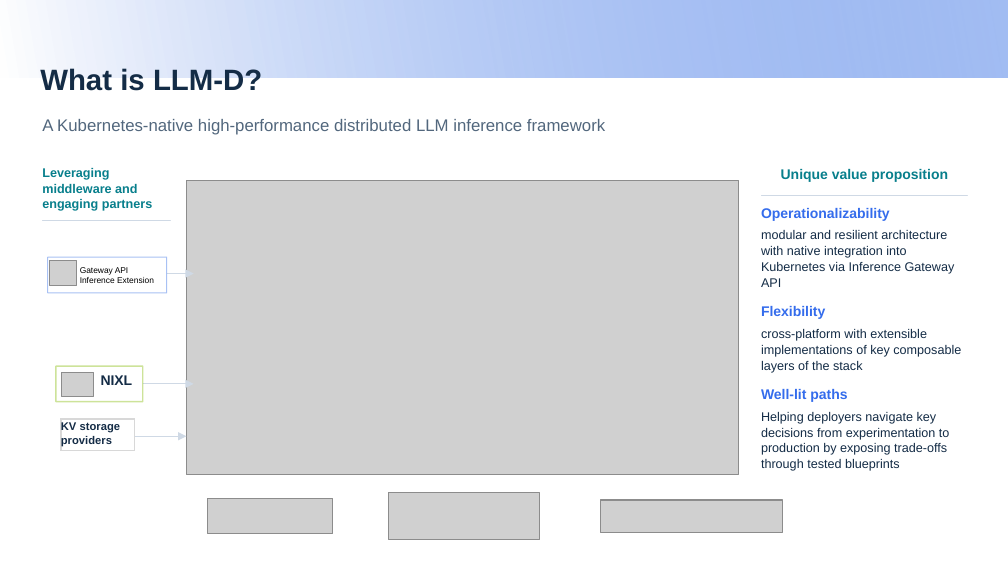
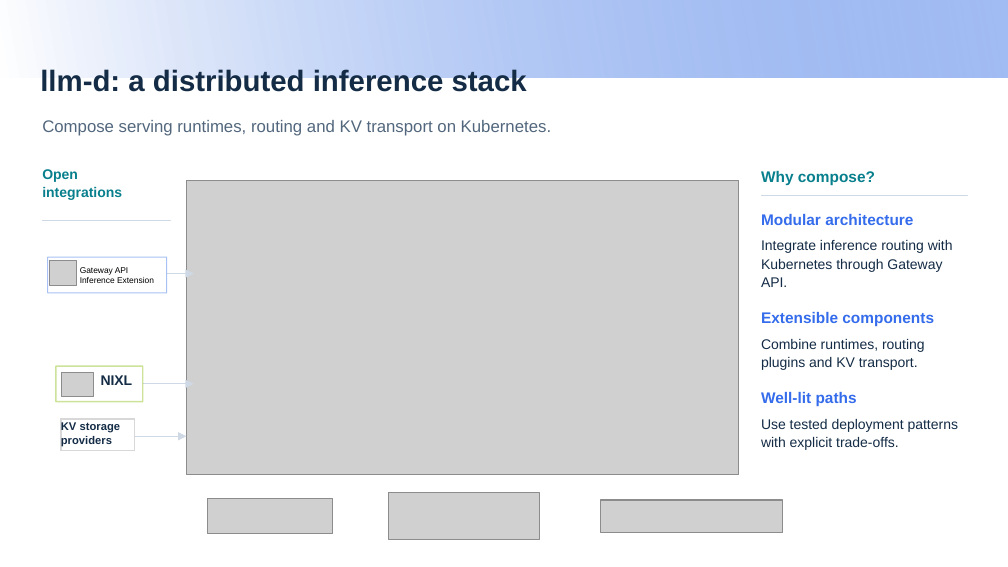
Before and after one commit to andyzhangx/demo, a slide deck: slide 15 of llm/pd-disaggregation/kubecon-na-2026-pd-disaggregation-kaito-llmd.pptx. Drawn at 1008x567 pixels with LibreOffice and Linux fonts; fonts in the diff are those of the drawing; grey boxes stand for pictures; background and template pictures are left out. Boxes give left, top, right and bottom in pixels: in the first picture for what was removed or moved away, otherwise in the second. Text is boxed around its words. In the diff, an @@ line names an element or a change of style, - is before the commit and + after.

Commit message:
slides: clarify llm-d capabilities and refine slides 15–16

```diff
--- a/llm/pd-disaggregation/kubecon-na-2026-pd-disaggregation-kaito-llmd.pptx
+++ b/llm/pd-disaggregation/kubecon-na-2026-pd-disaggregation-kaito-llmd.pptx
@@ title at <box>40,69,527,97</box>: text changed @@
-What is LLM-D?
+llm-d: a distributed inference stack
@@ text at <box>42,120,551,136</box>: text changed @@
-A Kubernetes-native high-performance distributed LLM inference framework
+Compose serving runtimes, routing and KV transport on Kubernetes.
@@ text at <box>42,169,122,200</box>: text changed; size 9 to 10 pt @@
-Leveraging middleware and engaging partners
+Open
+integrations
@@ text at <box>761,171,875,185</box>: text changed; size 10 to 11 pt @@
-Unique value proposition
+Why compose?
@@ text at <box>761,214,953,370</box>: text changed; size 9 to 10 pt @@
-Operationalizability
-modular and resilient architecture with native integration into Kubernetes via Inference Gateway API
-Flexibility
-cross-platform with extensible implementations of key composable layers of the stack
+Modular architecture
+Integrate inference routing with Kubernetes through Gateway API.
+Extensible components
+Combine runtimes, routing plugins and KV transport.
@@ text at <box>761,419,958,450</box>: text changed; size 9 to 10 pt @@
-Helping deployers navigate key decisions from experimentation to production by exposing trade-offs through tested blueprints
+Use tested deployment patterns with explicit trade-offs.
@@ text at <box>761,392,857,406</box>: size 10 to 11 pt in "Well-lit paths"; line spacing 1.04 to 1.08; more space between paragraphs @@
```
Also in this commit, not shown: 1 other slide changed.
